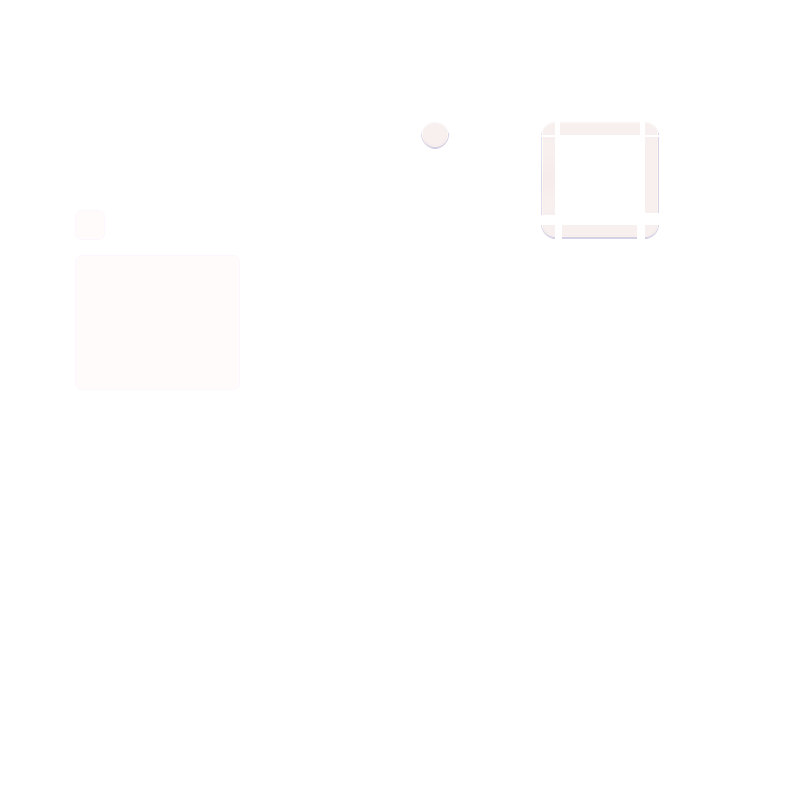
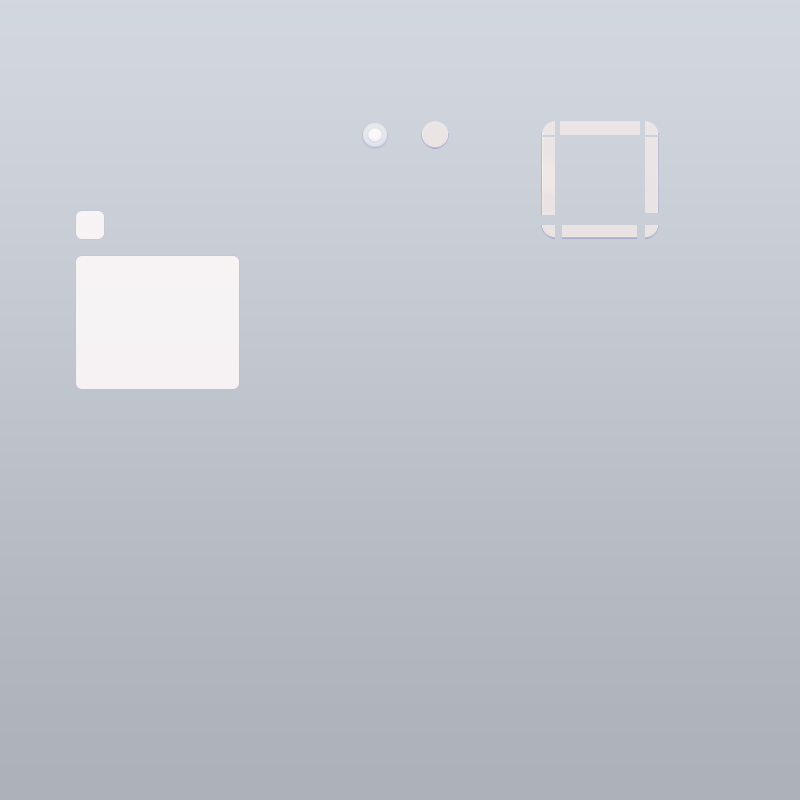
Comparing the layer stacks of the two w=800, h=800 images. Changes:
added group "New Inner panel" with 2 layers above "New Outer panel" over [0, 0, 800, 800]
added layer "Color Fill 1" (1st of 2, in "New Inner panel") in group "New Inner panel" over [0, 0, 800, 800]
added layer "Shape 2" (1st of 2, in "New Inner panel") (80%) in group "New Inner panel" over [367, 127, 383, 143]
added group "New Outer panel" with 2 layers above "Layer 1" over [0, 0, 800, 800]
added layer "Color Fill 1" (2nd of 2, in "New Outer panel") in group "New Outer panel" over [0, 0, 800, 800]
added layer "Shape 2" (2nd of 2, in "New Outer panel") (50%) in group "New Outer panel" over [362, 122, 388, 148]
showed "background" over [0, 0, 800, 800]
